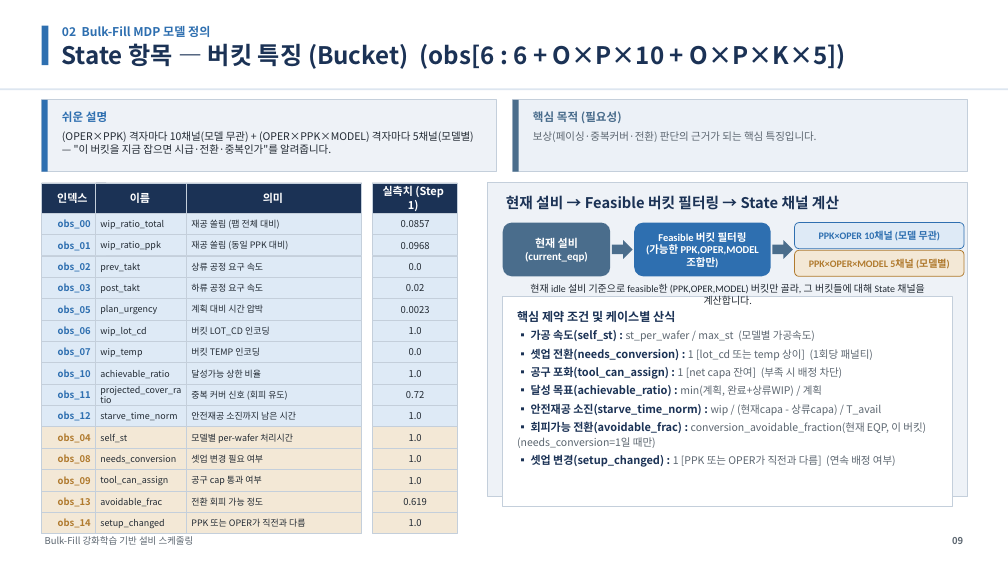
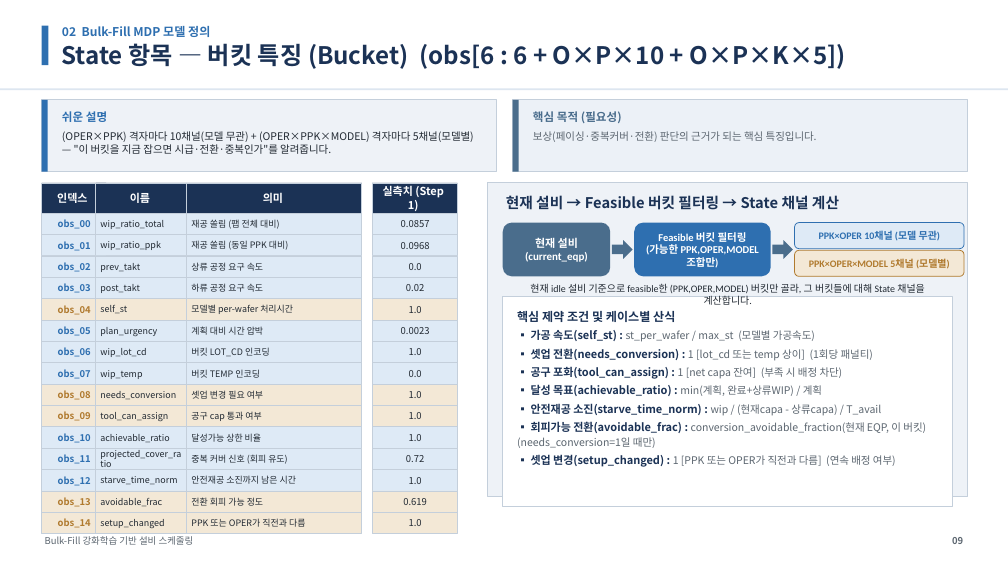
Before and after one commit to relighting123/pjt_scheduling, a slide deck: slide 9 of docs/스케줄링_발표자료.pptx. Drawn at 1008x567 pixels with LibreOffice and Linux fonts; fonts in the diff are those of the drawing. Boxes give left, top, right and bottom in pixels: in the first picture for what was removed or moved away, otherwise in the second. Text is boxed around its words. In the diff, an @@ line names an element or a change of style, - is before the commit and + after.

```diff
--- a/docs/스케줄링_발표자료.pptx
+++ b/docs/스케줄링_발표자료.pptx
@@ 4 rectangles: place and size @@
-4 rectangles at [42,427,457,448]
+4 rectangles at [42,299,457,320]
@@ 12 rectangles: place and size @@
-12 rectangles at [42,299,457,363]
+12 rectangles at [42,320,457,384]
@@ 8 rectangles: place and size @@
-8 rectangles at [42,448,457,491]
+8 rectangles at [42,384,457,426]
@@ 12 rectangles: place and size @@
-12 rectangles at [42,363,457,426]
+12 rectangles at [42,427,457,491]
```
